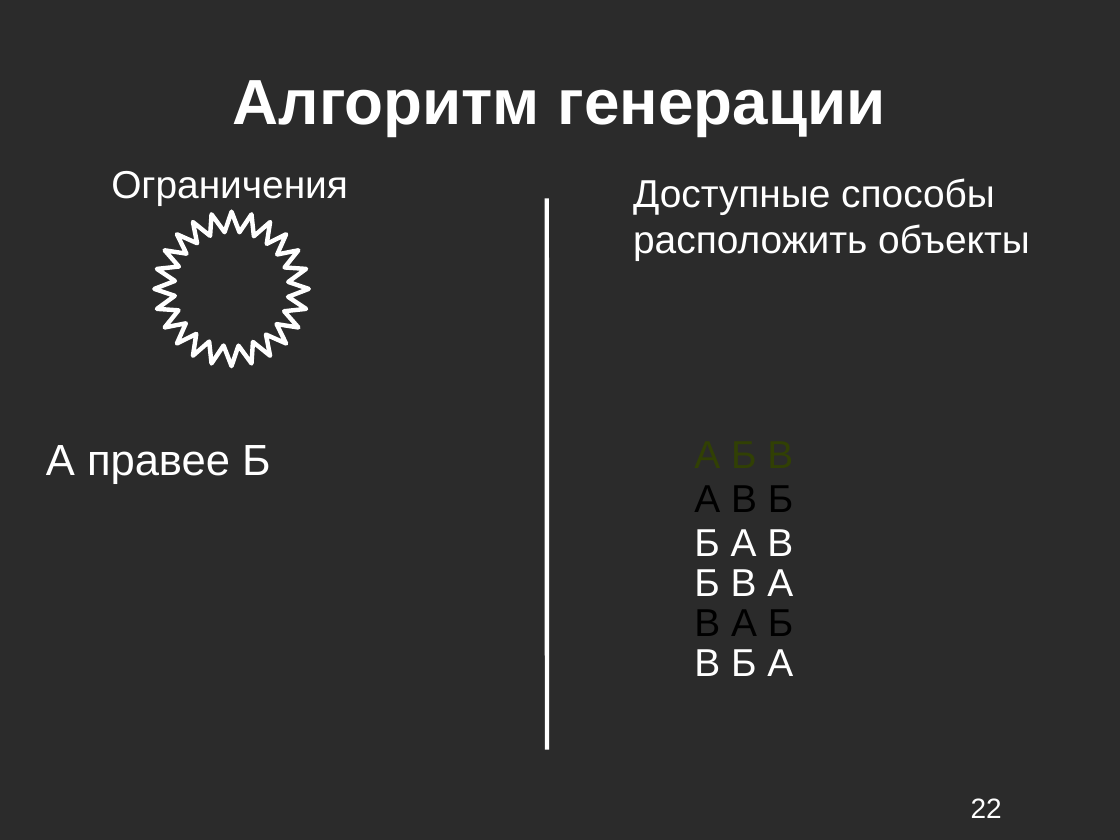
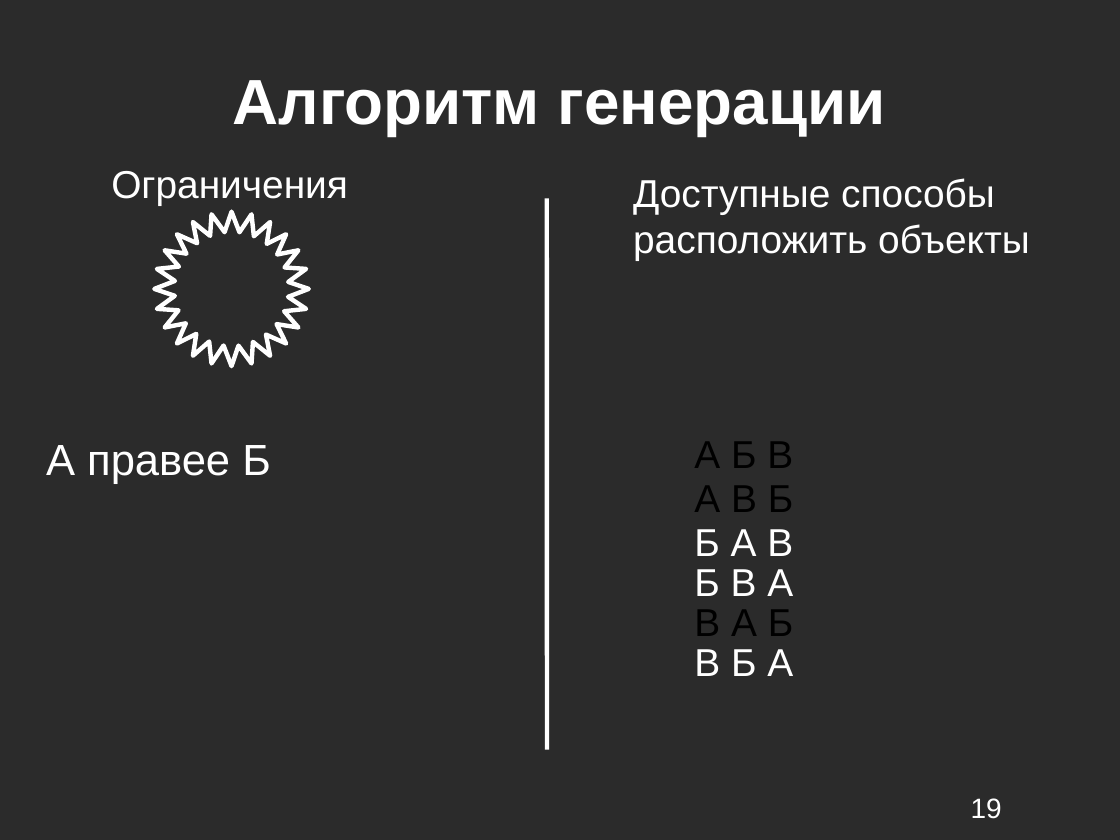
Before and after one commit to kevroletin/Coursework, a slide deck: slide 19 of 236_Кевролетин_презентация.ppt (slide 22 before the commit). Drawn at 1120x840 pixels with LibreOffice and Linux fonts; fonts in the diff are those of the drawing; background and template pictures are left out; a plain dark background stands for a picture behind light text. Boxes give left, top, right and bottom in pixels: in the first picture for what was removed or moved away, otherwise in the second. Text is boxed around its words. In the diff, an @@ line names an element or a change of style, - is before the commit and + after.

```diff
--- a/236_Кевролетин_презентация.ppt
+++ b/236_Кевролетин_презентация.ppt
@@ text "А Б В" at (694, 442, 793, 468): text colour #314004 to #000000 @@
@@ page number at (971, 798, 1002, 819): text changed @@
-22
+19
```
Also in this commit, not shown: 8 other slides changed, 3 slides removed.
